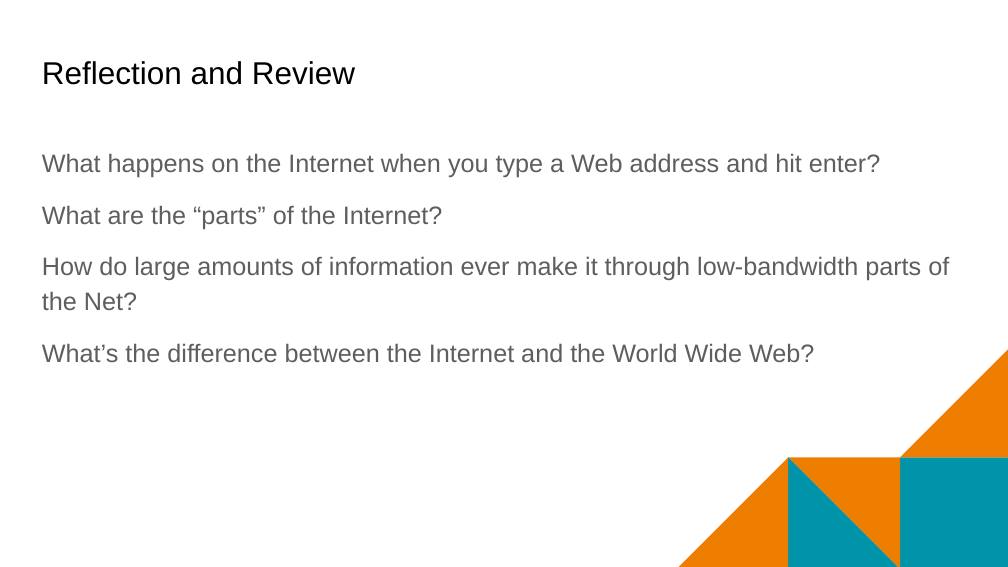
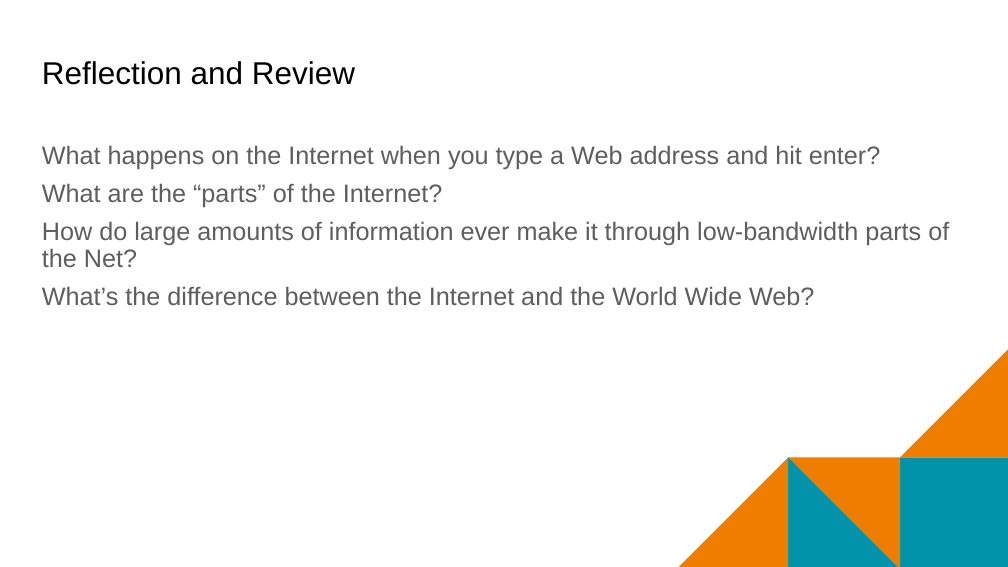
Before and after one commit to mr-eggleton/web-lit-core, a slide deck: slide 11 of final ppt/02-map-the-web.pptx. Drawn at 1008x567 pixels with LibreOffice and Linux fonts; fonts in the diff are those of the drawing; background and template pictures are left out. Boxes give left, top, right and bottom in pixels: in the first picture for what was removed or moved away, otherwise in the second. Text is boxed around its words. In the diff, an @@ line names an element or a change of style, - is before the commit and + after.

```diff
--- a/final ppt/02-map-the-web.pptx
+++ b/final ppt/02-map-the-web.pptx
@@ text "What happens on the Internet ..." at [42, 145, 949, 305]: line spacing 1.15 to 0.9; less space between paragraphs @@
```
Also in this commit, not shown: 8 other slides changed, 4 other files.
